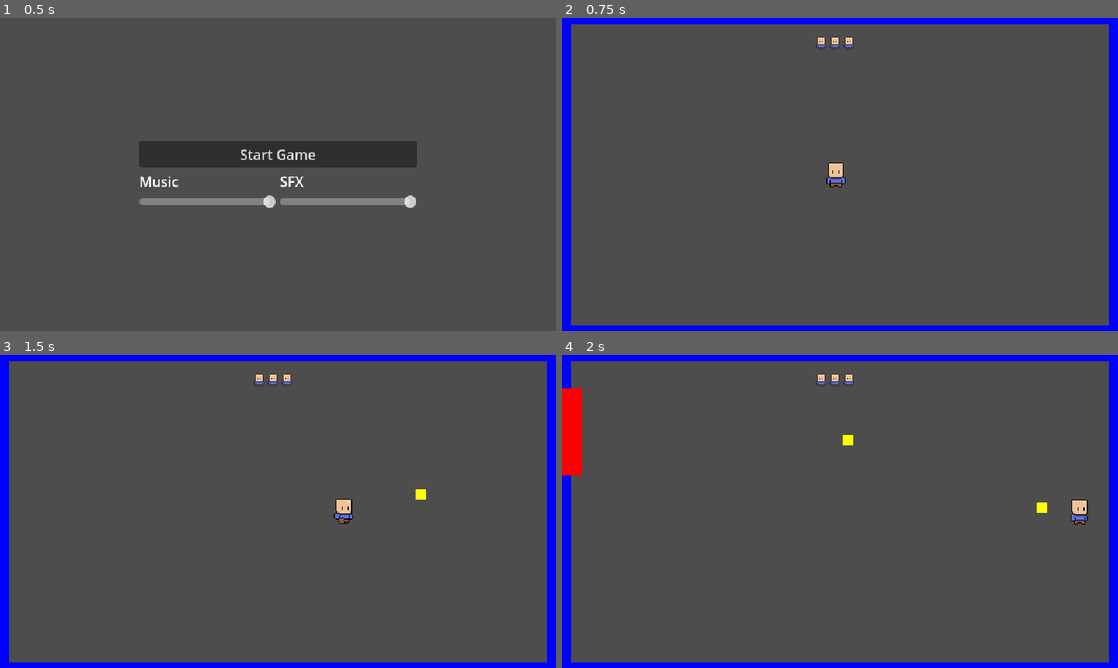
Above: before the commit, frames 1-4 (two rows, left to right).
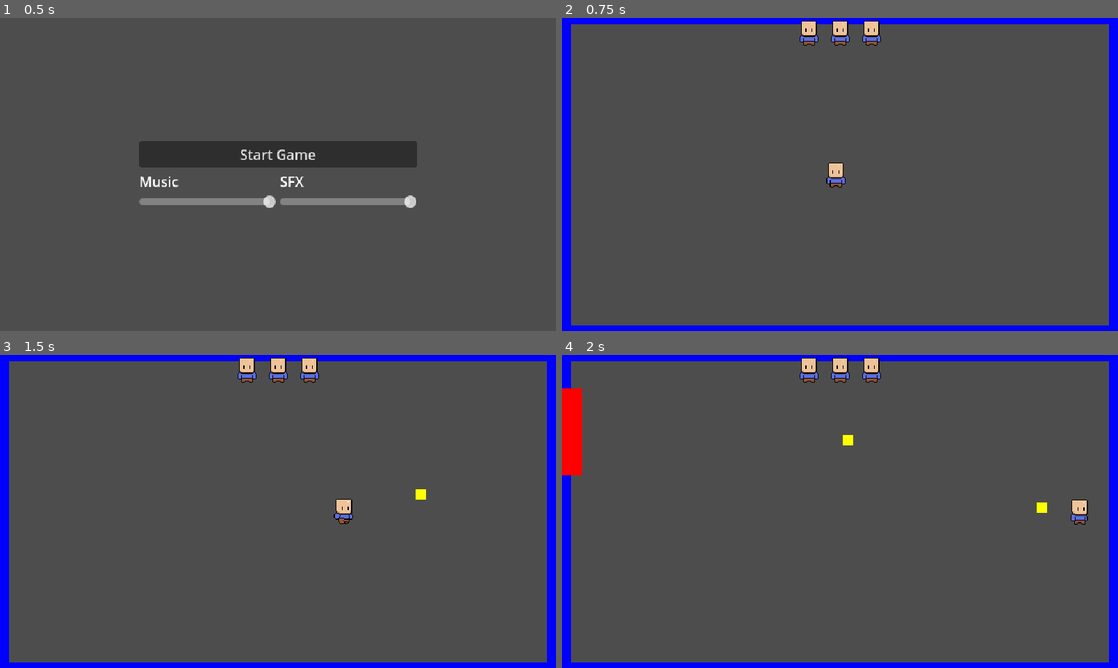
Above: after the commit, the same moments.

Repository: KDing0/GGJGodot
Game: Godot game, scene res://Misc/GameManager.tscn
Same seed, same stepped clock (60 frames per second), same inputs: the game is played once before the commit and once after it. The engine's default icon, where the game draws it, is replaced by a stand-in: a white triangle on a blue panel in a dark square.
Inputs (mouse positions are in pixels of both pictures, inside the frame that each line leads up to):
- Up to frame 1 (0.5 s): no input
- Up to frame 2 (0.75 s): click "Start Game" at 0.5 s
- Up to frame 3 (1.5 s): tap Enter at 1.25 s; move the mouse to (400, 495) at 1.27 s; press the mouse at (400, 495) at 1.28 s; hold Right (player_right) from 1.28 s (still down)
- Up to frame 4 (2 s): keep holding Right (player_right)

Frame 1 is identical in both runs. In frame 2, 0.8% of the frame differs, in the area x 42-58%, y 0-10%; in frame 3, 0.8%; in frame 4, 0.8%.

Commit message:
Fixed live counter stuck in one place

Diff:
--- a/src/Misc/GameManager.gd
+++ b/src/Misc/GameManager.gd
@@ -80,7 +80,6 @@
 		return
 
 	get_tree().paused = false
-	Livecounter.reset()
 	# create game instance
 	var scene_game = preload(sceneStr_game)
 	var instance_game = scene_game.instantiate()
--- a/src/UI/Livecounter.gd
+++ b/src/UI/Livecounter.gd
@@ -1,6 +1,3 @@
 extends Node
 
 var lives = 3
-
-func reset():
-	lives = 3
--- a/src/UI/lives.gd
+++ b/src/UI/lives.gd
@@ -1,16 +1,16 @@
-extends Node2D
+extends CanvasLayer
 
 signal game_over
 
 func _ready():
 	Livecounter.lives=3
 
-func _physics_process(delta):
+func _process(delta):
 	if Livecounter.lives==2:
-		$Sprite2D3.hide()
+		$HBoxContainer/Sprite2D3.visible = false
 	if Livecounter.lives==1:
-		$Sprite2D2.hide()
+		$HBoxContainer/Sprite2D2.visible = false
 	if Livecounter.lives==0:
-		$Sprite2D.hide()
+		$HBoxContainer/Sprite2D.visible = false
 		game_over.emit()
 		#get_tree().reload_current_scene()
--- a/src/UI/lives.tscn
+++ b/src/UI/lives.tscn
@@ -3,20 +3,28 @@
 [ext_resource type="Texture2D" uid="uid://dfwjjbrb0vlkd" path="res://Assets/Characters/Player/MC.png" id="1_0iii3"]
 [ext_resource type="Script" path="res://UI/lives.gd" id="1_5fj5m"]
 
-[node name="Lives" type="Node2D"]
+[node name="Lives" type="CanvasLayer"]
+process_mode = 3
 script = ExtResource("1_5fj5m")
 
-[node name="Sprite2D" type="Sprite2D" parent="."]
-position = Vector2(616, 16)
-scale = Vector2(0.5, 0.5)
+[node name="HBoxContainer" type="HBoxContainer" parent="."]
+anchors_preset = 5
+anchor_left = 0.5
+anchor_right = 0.5
+offset_left = -52.0
+offset_right = 52.0
+offset_bottom = 32.0
+grow_horizontal = 2
+pivot_offset = Vector2(52, 0)
+
+[node name="Sprite2D" type="TextureRect" parent="HBoxContainer"]
+layout_mode = 2
 texture = ExtResource("1_0iii3")
 
-[node name="Sprite2D2" type="Sprite2D" parent="."]
-position = Vector2(600, 16)
-scale = Vector2(0.5, 0.5)
+[node name="Sprite2D2" type="TextureRect" parent="HBoxContainer"]
+layout_mode = 2
 texture = ExtResource("1_0iii3")
 
-[node name="Sprite2D3" type="Sprite2D" parent="."]
-position = Vector2(584, 16)
-scale = Vector2(0.5, 0.5)
+[node name="Sprite2D3" type="TextureRect" parent="HBoxContainer"]
+layout_mode = 2
 texture = ExtResource("1_0iii3")
